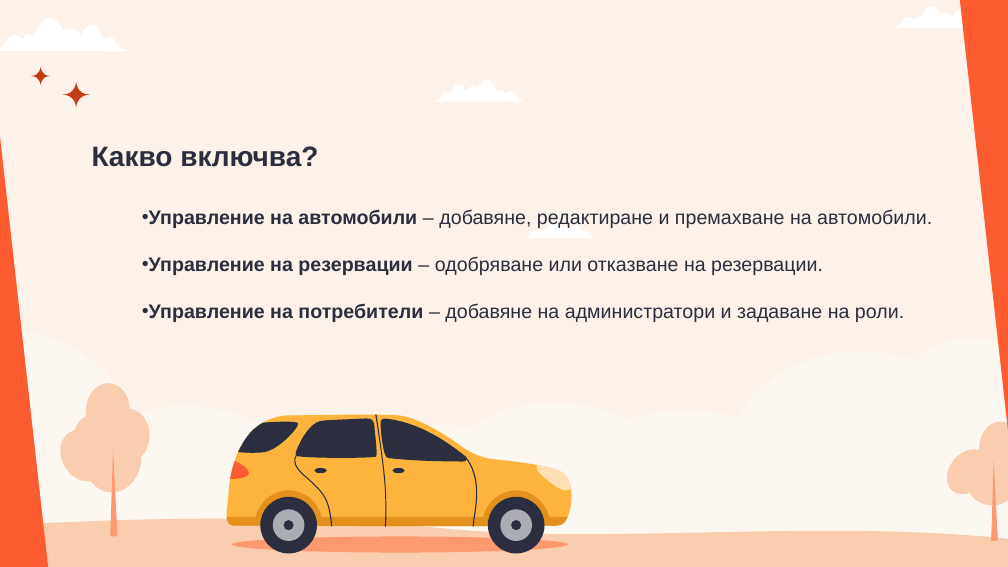
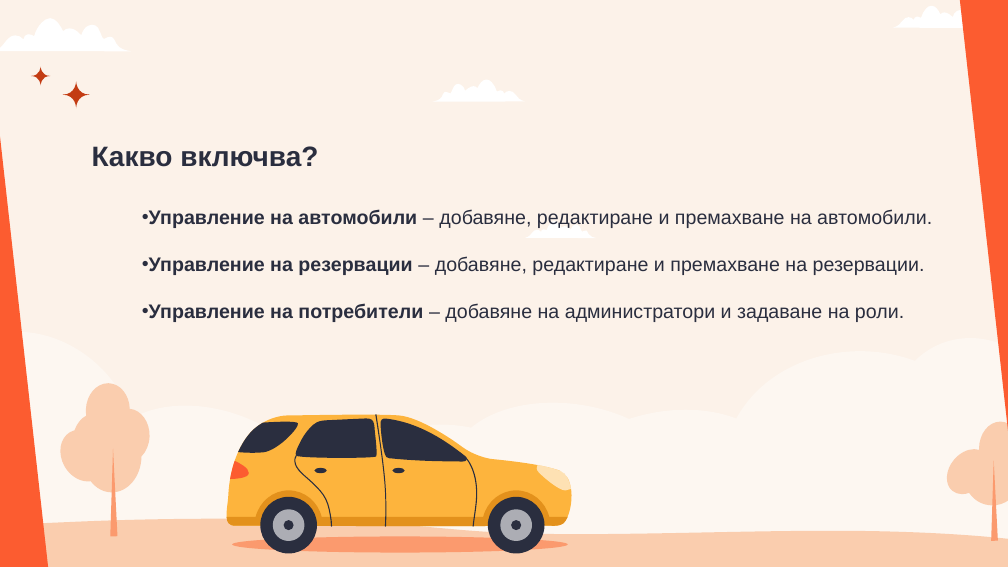
Before and after one commit to nikolaytabalyov/Rent-A-Car, a slide deck: slide 12 of Презентация на проекта RentACar.pptx. Drawn at 1008x567 pixels with LibreOffice and Linux fonts; fonts in the diff are those of the drawing. Boxes give left, top, right and bottom in pixels: in the first picture for what was removed or moved away, otherwise in the second. Text is boxed around its words. In the diff, an @@ line names an element or a change of style, - is before the commit and + after.

```diff
--- a/Презентация на проекта RentACar.pptx
+++ b/Презентация на проекта RentACar.pptx
@@ subtitle at (149,256,925,275): text changed @@
-  • Управление на резервации – одобряване или отказване на резервации.
+  • Управление на резервации – добавяне, редактиране и премахване на резервации.
```
Also in this commit, not shown: 1 other slide changed.
